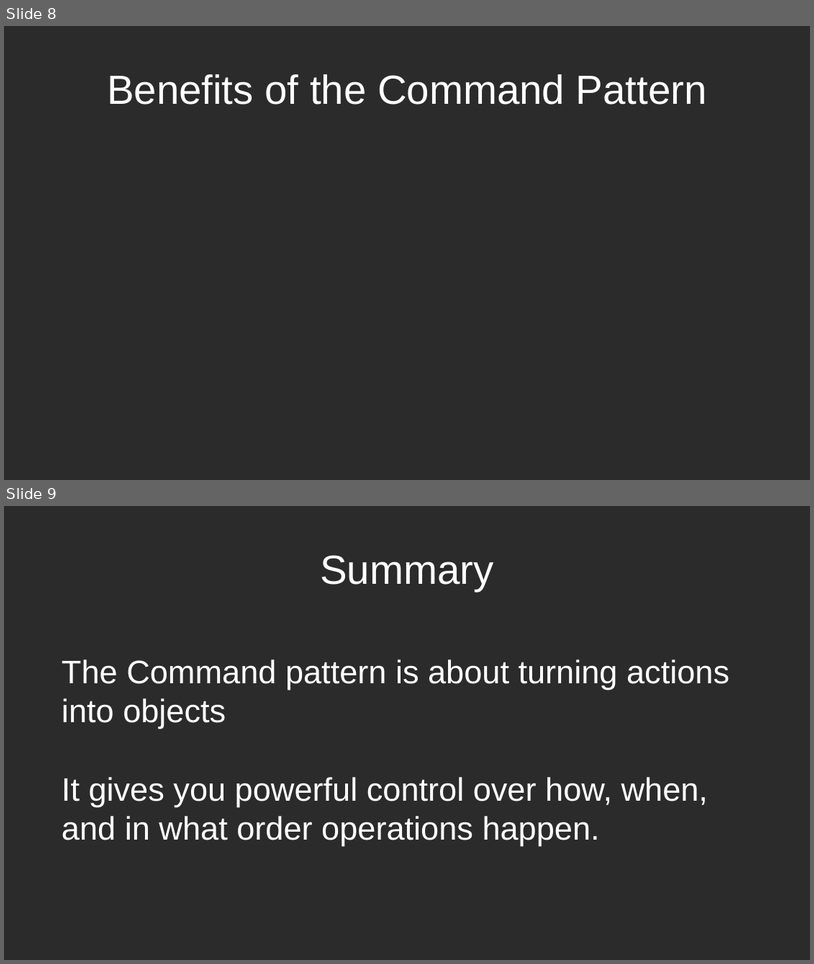
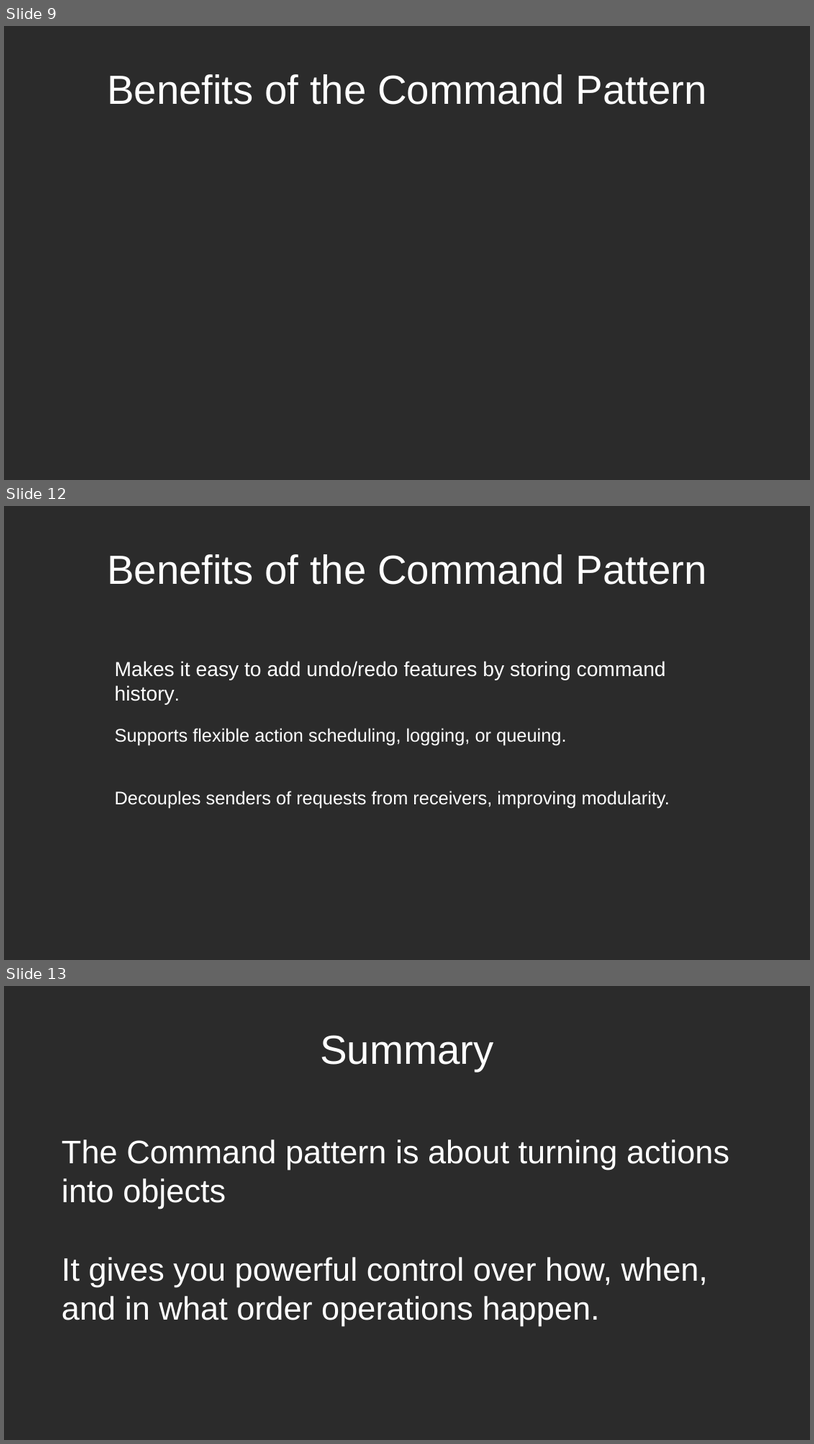
Before and after one commit to RayAndrade/JavaScriptStudy, a slide deck: Behavioral/Command/intro.odp. Shown one above the other, each under a label of ours: slides 8 and 9 before the commit, slides 9, 12 and 13 after it; the slides between them are not shown. The pictures are 814x964 and 814x1444 pixels, drawn with LibreOffice and Linux fonts; fonts in the diff are those of the drawing; background and template pictures are left out; a plain dark background stands for a picture behind light text. Boxes give left, top, right and bottom in pixels: in the first picture for what was removed or moved away, otherwise in the second. Text is boxed around its words. In the diff, an @@ line names an element or a change of style, - is before the commit and + after.

```diff
--- a/Behavioral/Command/intro.odp
+++ b/Behavioral/Command/intro.odp
@@ slide 12 added at (4,506,810,960), background picture (left out) @@
@@ title added at (107,554,707,584), 40 pt, text #FFFFFF @@
+Benefits of the Command Pattern
@@ text added at (115,661,666,705), 20 pt, text #FFFFFF @@
+Makes it easy to add undo/redo features by storing command history.
@@ text added at (115,728,566,746), 18 pt, text #FFFFFF @@
+Supports flexible action scheduling, logging, or queuing.
@@ text added at (115,790,670,808), 18 pt, text #FFFFFF @@
+Decouples senders of requests from receivers, improving modularity.
@@ what was slide 8 is now slide 9 @@
@@ what was slide 9 is now slide 13 @@
```
Also in this commit, not shown: 3 other slides added, 2 other files.
